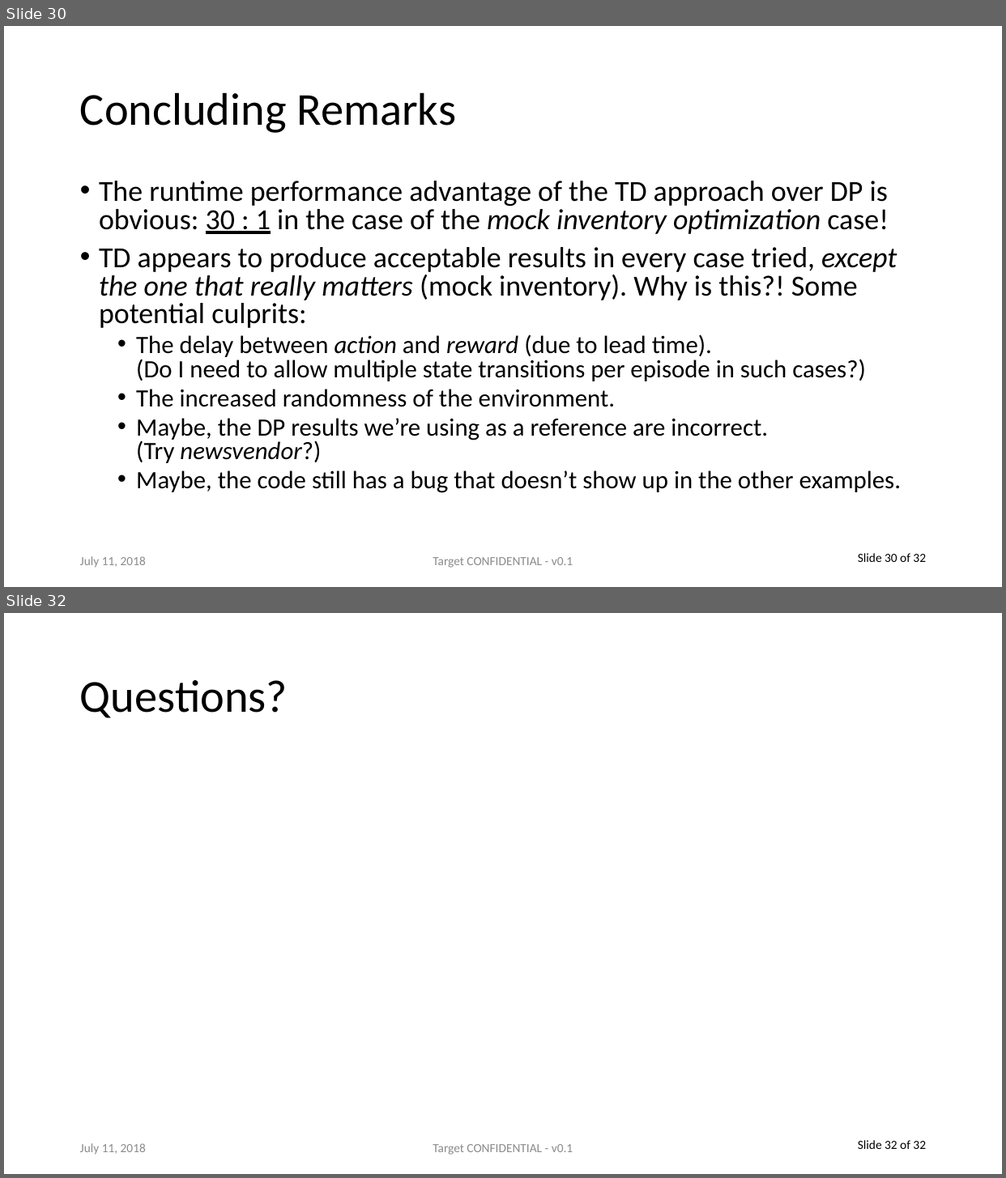
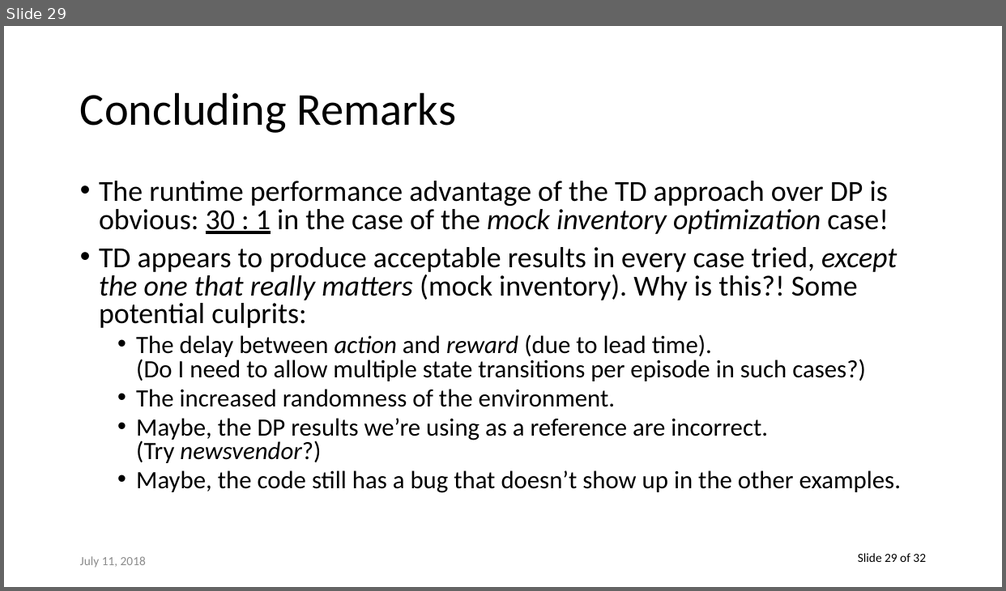
Before and after one commit to capn-freako/haskell-rl, a slide deck: GPI_Announce.pptx. Shown one above the other, each under a label of ours: slides 30 and 32 before the commit, slide 29 after it; the slides between them are not shown. The pictures are 1006x1178 and 1006x591 pixels, drawn with LibreOffice and Linux fonts; fonts in the diff are those of the drawing. Boxes give left, top, right and bottom in pixels: in the first picture for what was removed or moved away, otherwise in the second. Text is boxed around its words. In the diff, an @@ line names an element or a change of style, - is before the commit and + after.

```diff
--- a/GPI_Announce.pptx
+++ b/GPI_Announce.pptx
@@ slide 32 removed at (4, 613, 1002, 1174), background #FFFFFF; not listed: 1 template element that a slide beside it also shows @@
@@ title removed at (80, 680, 288, 718) @@
-Questions?
@@ text removed at (80, 1144, 146, 1155) @@
-July 11, 2018
@@ text removed at (432, 1144, 573, 1155) @@
-Target CONFIDENTIAL - v0.1
@@ what was slide 30 is now slide 29 @@
@@ slide 29 changed as well @@
@@ text removed at (432, 557, 573, 568) @@
-Target CONFIDENTIAL - v0.1
@@ text at (858, 553, 926, 562): text changed @@
-Slide 30 of 32
+Slide 29 of 32
```
Also in this commit, not shown: 28 other slides changed, 2 other slides removed, 45 other files.
